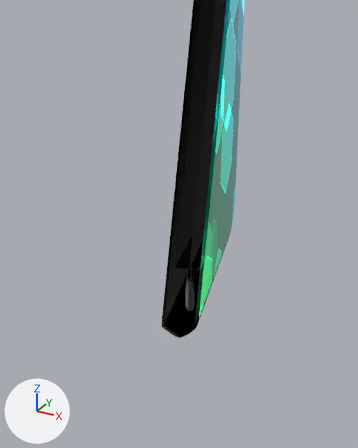
One commit to the glTF model assets/models/smartPhone/Smartphone.gltf: the scene before it, then after it.
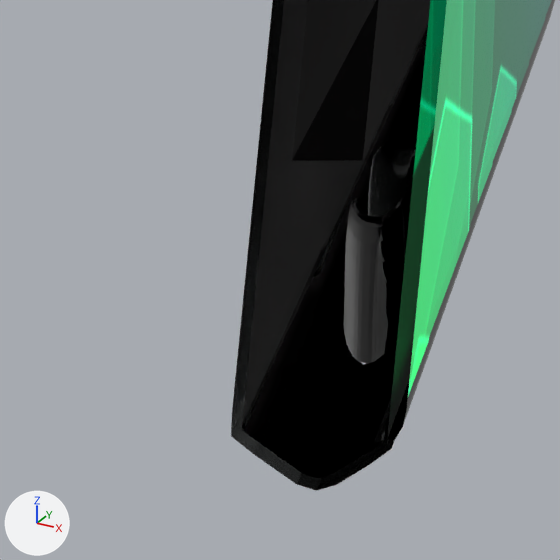
There are two pictures of each version: one from a 50 mm lens placed at (1.41, -3.91, -0.47), pointed at (-0.62, -0.22, -2.32), one close up on the part from 32% to 64% of the width and 52% to 79% of the height. Every picture has the same lights, and +X, +Y and +Z are marked at lower left. Everything nearer to the camera than a plane just in front of the edit is cut away. Where no turn or scale is listed for an object, it has been applied to the vertices. Vertices at the same position are counted once.

Script lines for the objects in view, before the commit:
```python
me_sm_batterie = bpy.data.meshes.new('SM_Batterie')
me_sm_batterie.from_pydata(...)  # 24 vertices, 44 faces; spans x -0.38..0.49, y -1.42..1.46, z -1.93..1.93
me_sm_batterie.materials.append(mat_m_battery)  # black #2a2a2a
me_sm_screen = bpy.data.meshes.new('SM_Screen')
me_sm_screen.from_pydata(...)  # 268 vertices, 532 faces; spans x -0.19..0.69, y -1.55..1.67, z -3.11..3.11
me_sm_screen.materials.append(mat_m_screen)
me_sm_usb = bpy.data.meshes.new('SM_USB')
me_sm_usb.from_pydata(...)  # 777 vertices, 1504 faces; spans x 0.045..0.211, y -0.155..0.229, z -0.006..0.287
me_sm_usb.materials.append(mat_m_coque)
ob_sm_batterie = bpy.data.objects.new('SM_Batterie', me_sm_batterie)
ob_sm_batterie.location = (-0.466, -0.408, -0.552)
ob_sm_screen = bpy.data.objects.new('SM_Screen', me_sm_screen)
ob_sm_screen.location = (-0.512, -0.383, 0.168)
ob_sm_usb = bpy.data.objects.new('SM_USB', me_sm_usb)
ob_sm_usb.location = (-0.514, -0.387, -2.98)
# also in view: 'SM_Coque' at (-0.4, -0.35, 0.17)
```
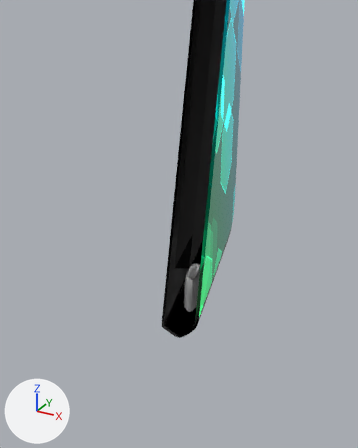
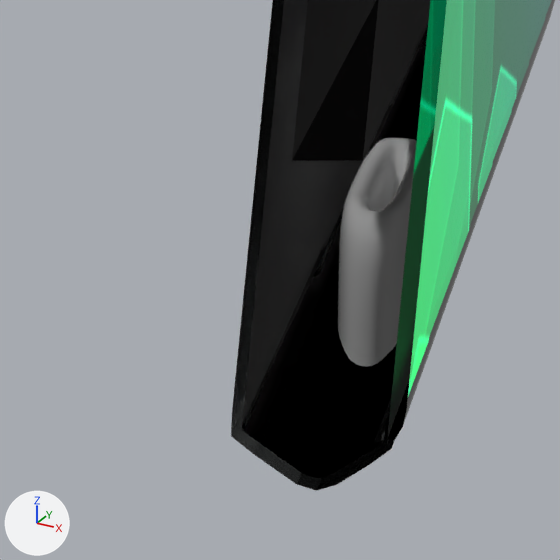
Changed parts and their boxes [x1, y1, x2, y2] in the close-ups (560 x 560 px):
'SM_USB', reshaped (10% wider)
    before: [344, 143, 416, 363]
    after: [338, 138, 417, 366]
part 1 of me_sm_usb, added
    after: [338, 138, 417, 366]
part 2 of me_sm_usb, recoloured
    before: [344, 143, 416, 363]

The change, as a list of edits to the scene's bpy script:
```text
Add mat_m_usb:
    mat_m_usb = principled_material('M_USB')
    mat_m_usb.base_color = (0.5, 0.5, 0.5)  # grey #bcbcbc
    mat_m_usb.roughness = 0.0
Change me_sm_usb:
    used by ob_sm_usb; location = (-0.514, -0.387, -2.98)
    remove me_sm_usb.from_pydata(...)  # 777 vertices, 1504 faces; spans x 0.045..0.211, y -0.155..0.229, z -0.006..0.287
    add me_sm_usb.from_pydata(...)  # 1554 vertices, 3104 faces; spans x 0.033..0.222, y -0.167..0.241, z -0.006..0.298
    me_sm_usb part 1: 777 vertices added at x 0.033..0.222, y -0.167..0.241, z -0.006..0.298
    me_sm_usb part 2: 1504 faces spanning x 0.045..0.211, y -0.155..0.229, z -0.006..0.287 switch from mat_m_coque to mat_m_usb (grey #bcbcbc)
```
